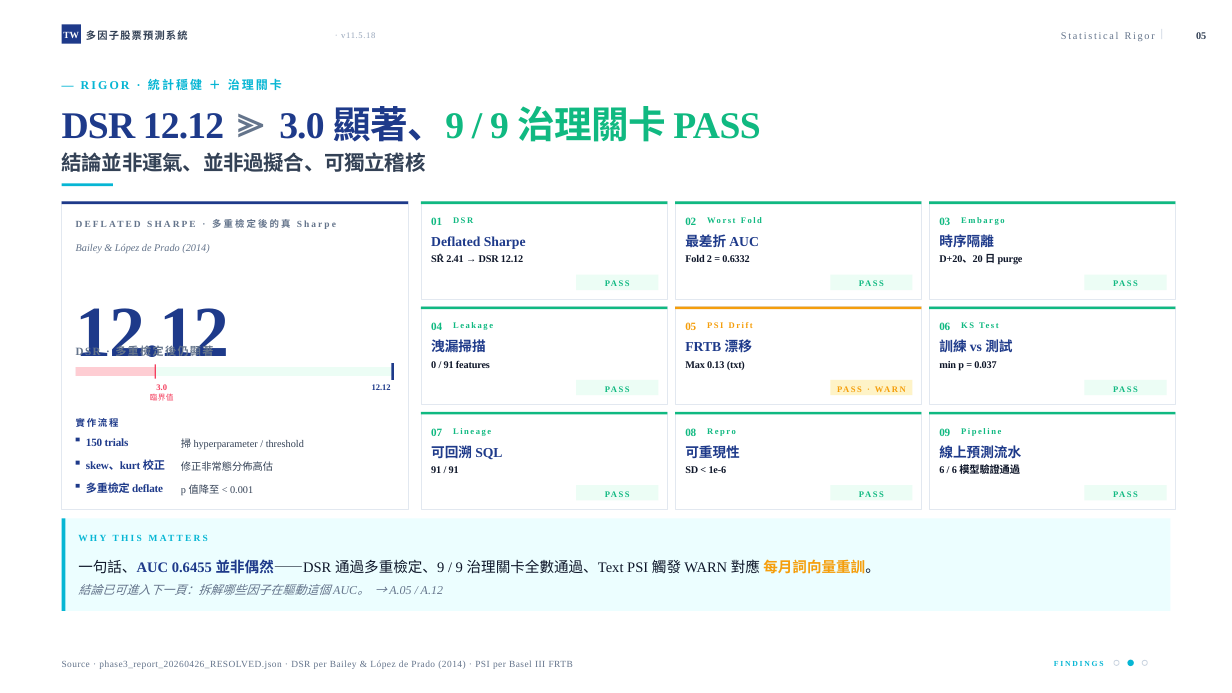
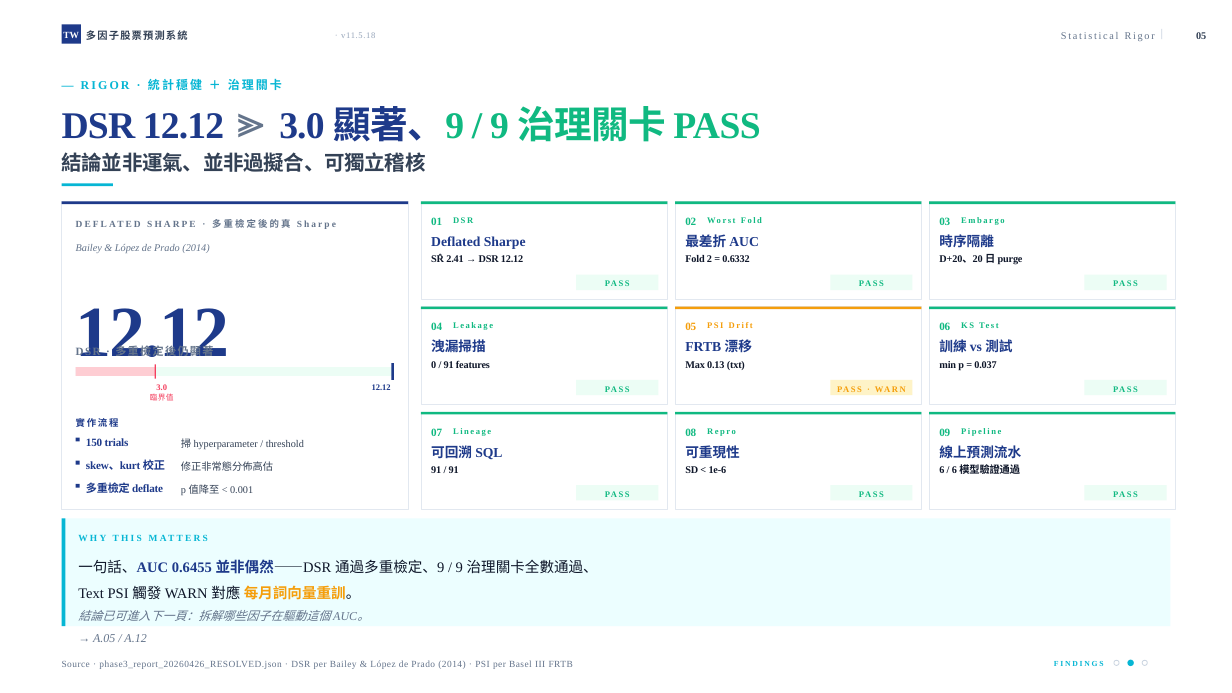
Before and after one commit to andychen050229-cell/taiwan-stock-multifactor, a slide deck: slide 5 of 台股多因子預測系統_v11.5.18_課堂簡報.pptx. Drawn at 1232x693 pixels with LibreOffice and Linux fonts; fonts in the diff are those of the drawing. Boxes give left, top, right and bottom in pixels: in the first picture for what was removed or moved away, otherwise in the second. Text is boxed around its words. In the diff, an @@ line names an element or a change of style, - is before the commit and + after.

```diff
--- a/台股多因子預測系統_v11.5.18_課堂簡報.pptx
+++ b/台股多因子預測系統_v11.5.18_課堂簡報.pptx
@@ rectangle: place and size @@
-rectangle at box(62, 519, 1170, 611)
+rectangle at box(62, 519, 1170, 626)
@@ rectangle: place and size @@
-rectangle at box(62, 519, 65, 611)
+rectangle at box(62, 519, 65, 626)
@@ text at box(78, 559, 598, 621): text changed @@
-一句話、AUC 0.6455 並非偶然——DSR 通過多重檢定、9 / 9 治理關卡全數通過、Text PSI 觸發 WARN 對應 每月詞向量重訓。
-結論已可進入下一頁：拆解哪些因子在驅動這個 AUC。 → A.05 / A.12
+一句話、AUC 0.6455 並非偶然——DSR 通過多重檢定、9 / 9 治理關卡全數通過、
+Text PSI 觸發 WARN 對應 每月詞向量重訓。
+結論已可進入下一頁：拆解哪些因子在驅動這個 AUC。
+→ A.05 / A.12
```
Also in this commit, not shown: 2 other slides changed, 8 other files.
